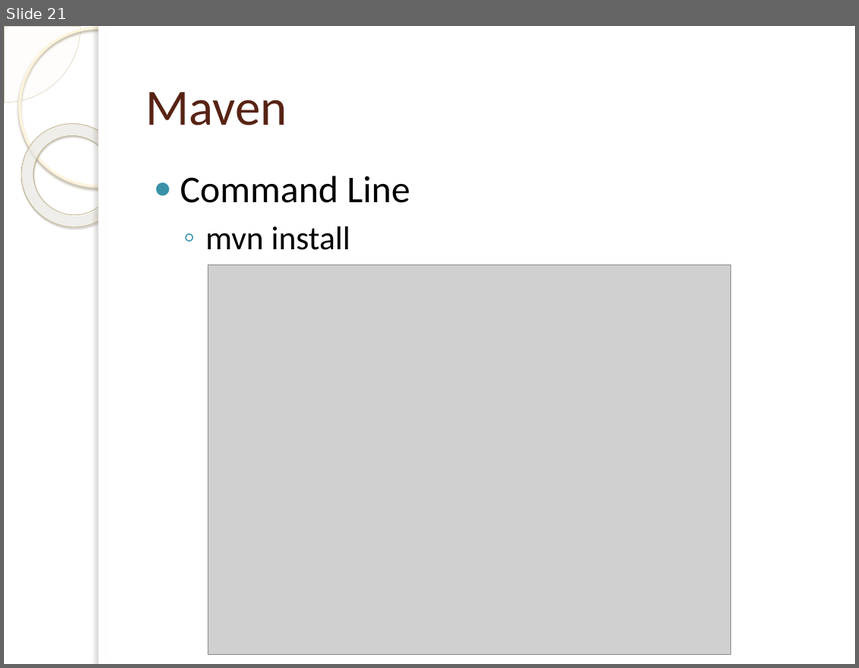
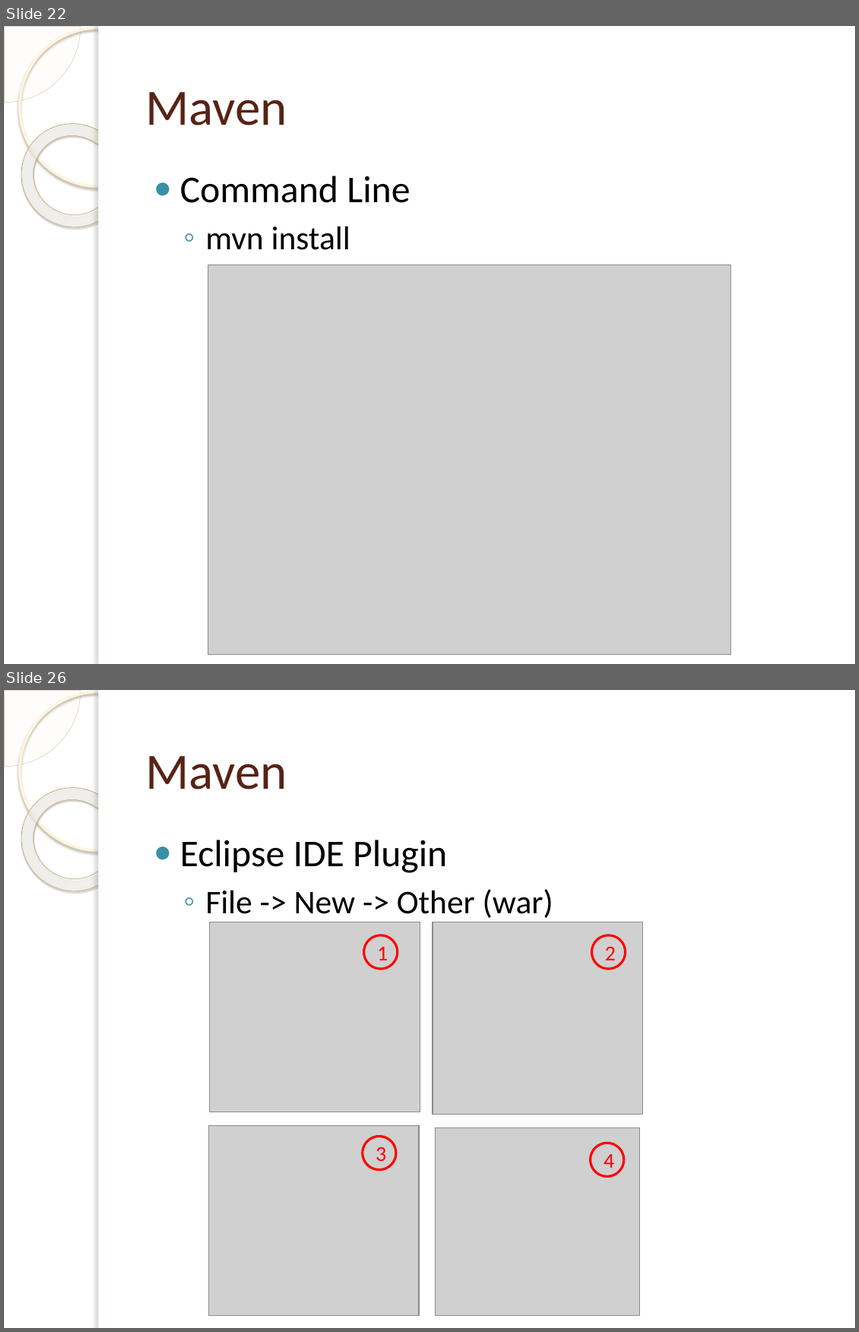
Before and after one commit to tassun/train-maven, a slide deck: Introduction to Maven.pptx. Shown one above the other, each under a label of ours: slide 21 before the commit, slides 22 and 26 after it; the slides between them are not shown. The pictures are 859x668 and 859x1332 pixels, drawn with LibreOffice and Linux fonts; fonts in the diff are those of the drawing; grey boxes stand for pictures; background and template pictures are left out. Boxes give left, top, right and bottom in pixels: in the first picture for what was removed or moved away, otherwise in the second. Text is boxed around its words. In the diff, an @@ line names an element or a change of style, - is before the commit and + after.

```diff
--- a/Introduction to Maven.pptx
+++ b/Introduction to Maven.pptx
@@ slide 26 added at (x1=4, y1=690, x2=855, y2=1328), background picture (left out); not listed: 5 template elements that a slide beside it also shows @@
@@ title added at (x1=146, y1=756, x2=287, y2=790), 43 pt, text #572314 @@
+Maven
@@ text added at (x1=180, y1=840, x2=553, y2=918), 28 pt, text #000000 @@
+● Eclipse IDE Plugin
+  ◦ File -> New -> Other (war)
@@ picture added at (x1=210, y1=923, x2=420, y2=1113) @@
@@ ellipse added at (x1=364, y1=935, x2=397, y2=968), outline #FF0000 2 pt, 18 pt, text #FF0000 @@
+1
@@ picture added at (x1=433, y1=923, x2=643, y2=1115) @@
@@ ellipse added at (x1=592, y1=935, x2=626, y2=968), outline #FF0000 2 pt, 18 pt, text #FF0000 @@
+2
@@ picture added at (x1=209, y1=1125, x2=420, y2=1315) @@
@@ ellipse added at (x1=363, y1=1137, x2=395, y2=1170), outline #FF0000 2 pt, 18 pt, text #FF0000 @@
+3
@@ picture added at (x1=435, y1=1129, x2=640, y2=1315) @@
@@ ellipse added at (x1=591, y1=1143, x2=623, y2=1176), outline #FF0000 2 pt, 18 pt, text #FF0000 @@
+4
@@ what was slide 21 is now slide 22 @@
```
Also in this commit, not shown: 4 slides changed, 2 other slides added, 1 other file.
